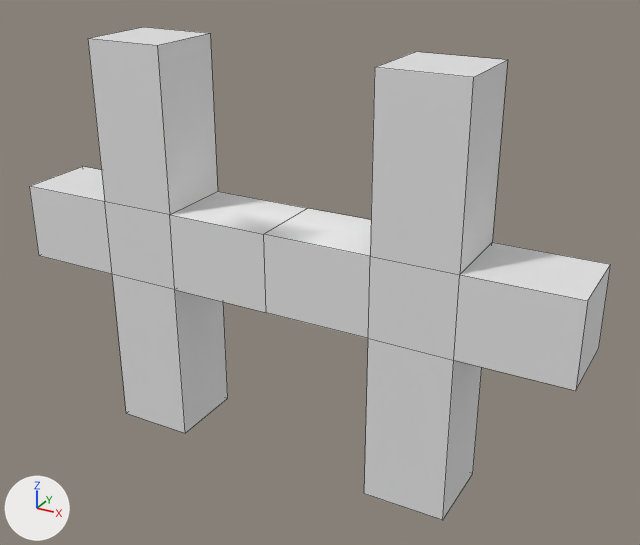
Renders of the FBX model Assets/Models/Fences/Fence.fbx from each side of a commit.
Before and after are seen from a 50 mm camera at (6.32, -10.46, 8.38) aimed at (0.46, 0.19, 3.06). Every picture has the same lights, and +X, +Y and +Z are marked at lower left. Mesh edges are drawn as thin lines.
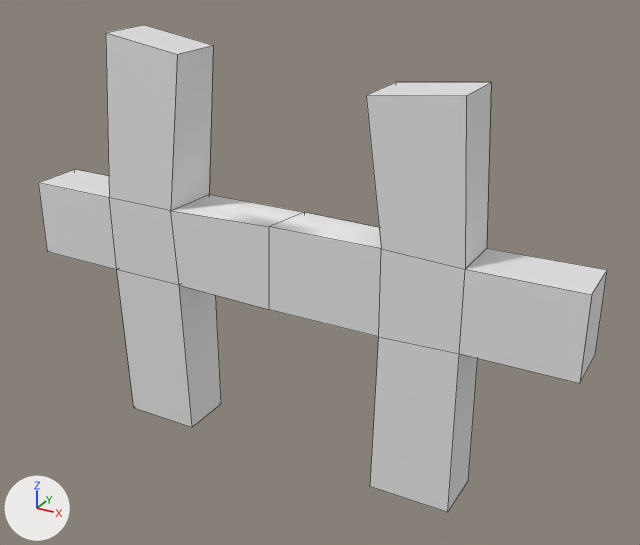
Pixel boxes [x1, y1, x2, y2] of what changed, in the pictures (640 x 545 px):
'Plane', reshaped, rescaled: before [29, 27, 611, 520]; after [38, 25, 607, 512]

The change, as a diff of the scene's bpy script:
```diff
--- a/Assets/Models/Fences/Fence.fbx.py
+++ b/Assets/Models/Fences/Fence.fbx.py
@@ me_plane @@
 me_plane.from_pydata(...)  # 44 vertices, 43 faces; spans x -4.52..4.52, y 0.0..6.34, z -0.64..0.61
 # used by ob_plane; location = (0.0, 0.0, 0.0); rotation_euler = (1.571, 0.0, 0.0), in degrees (90, 0, 0)
 # before: 10 (-1.66, 2.63, 0.61) at pixel (174, 289), 11 (-2.91, 2.63, 0.61) at pixel (112, 274), 15 (-2.91, 3.86, 0.61) at pixel (104, 201), 28 (2.91, 2.63, -0.64), 29 (1.66, 2.63, -0.64)
 # before: 32 (2.91, 3.86, -0.64) at pixel (492, 242), 34 (1.66, 3.86, -0.64)
-me_plane.vertices[4].co = (-2.91, 6.34, 0.61)  # pixel (87, 38)
-me_plane.vertices[5].co = (-1.66, 6.34, 0.61)  # pixel (157, 45)
-me_plane.vertices[6].co = (-2.91, 6.34, -0.64)  # pixel (143, 26)
-me_plane.vertices[7].co = (-1.66, 6.34, -0.64)  # pixel (210, 33)
-me_plane.vertices[13].co = (-1.66, 3.86, 0.61)  # pixel (169, 214)
-me_plane.vertices[14].co = (-1.66, 3.86, -0.64)  # pixel (217, 191)
-me_plane.vertices[24].co = (2.91, 6.34, 0.61)  # pixel (473, 77)
-me_plane.vertices[25].co = (1.66, 6.34, 0.61)  # pixel (374, 67)
-me_plane.vertices[26].co = (2.91, 6.34, -0.64)  # pixel (507, 59)
-me_plane.vertices[27].co = (1.66, 6.34, -0.64)  # pixel (415, 51)
-me_plane.vertices[30].co = (1.66, 2.63, 0.61)  # pixel (368, 338)
-me_plane.vertices[33].co = (1.66, 3.86, 0.61)  # pixel (370, 256)
-me_plane.vertices[36].co = (0.0, 3.86, -0.64)  # pixel (307, 208)
-me_plane.vertices[38].co = (0.0, 2.63, 0.61)  # pixel (266, 312)
-me_plane.vertices[39].co = (0.0, 3.86, 0.61)  # pixel (263, 234)
+# me_plane part 1
+for i in [28, 29, 32, 34]: me_plane.vertices[i].co += Vector((-0.03, -0.05, -0.12))
+for i in [10, 11, 15]: me_plane.vertices[i].co += Vector((-0.03, 0.02, 0.08))
+me_plane.vertices[4].co = (-2.74, 6.41, 0.62)  # pixel (105, 32)
+me_plane.vertices[5].co = (-1.47, 6.2, 0.62)  # pixel (177, 54)
+me_plane.vertices[6].co = (-2.74, 6.41, -0.66)  # pixel (144, 24)
+me_plane.vertices[7].co = (-1.47, 6.2, -0.66)  # pixel (213, 45)
+me_plane.vertices[13].co = (-1.73, 3.87, 0.73)  # pixel (170, 210)
+me_plane.vertices[14].co = (-1.7, 3.86, -0.68)  # pixel (209, 194)
+me_plane.vertices[24].co = (2.78, 6.07, 0.65)  # pixel (466, 95)
+me_plane.vertices[25].co = (1.46, 5.94, 0.65)  # pixel (366, 95)
+me_plane.vertices[26].co = (2.78, 6.07, -0.68)  # pixel (491, 82)
+me_plane.vertices[27].co = (1.46, 5.94, -0.68)  # pixel (395, 82)
+me_plane.vertices[30].co = (1.72, 2.57, 0.61)  # pixel (378, 336)
+me_plane.vertices[33].co = (1.72, 3.91, 0.61)  # pixel (381, 248)
+me_plane.vertices[36].co = (0.04, 3.86, -0.68)  # pixel (304, 212)
+me_plane.vertices[38].co = (-0.07, 2.57, 0.61)  # pixel (269, 309)
+me_plane.vertices[39].co = (-0.02, 3.91, 0.65)  # pixel (269, 226)
@@ ob_plane @@
 ob_plane.rotation_euler = (1.571, 0.0, 0.0)  # degrees (90, 0, 0)
+ob_plane.scale = (1.0, 1.0, 0.679)
```
